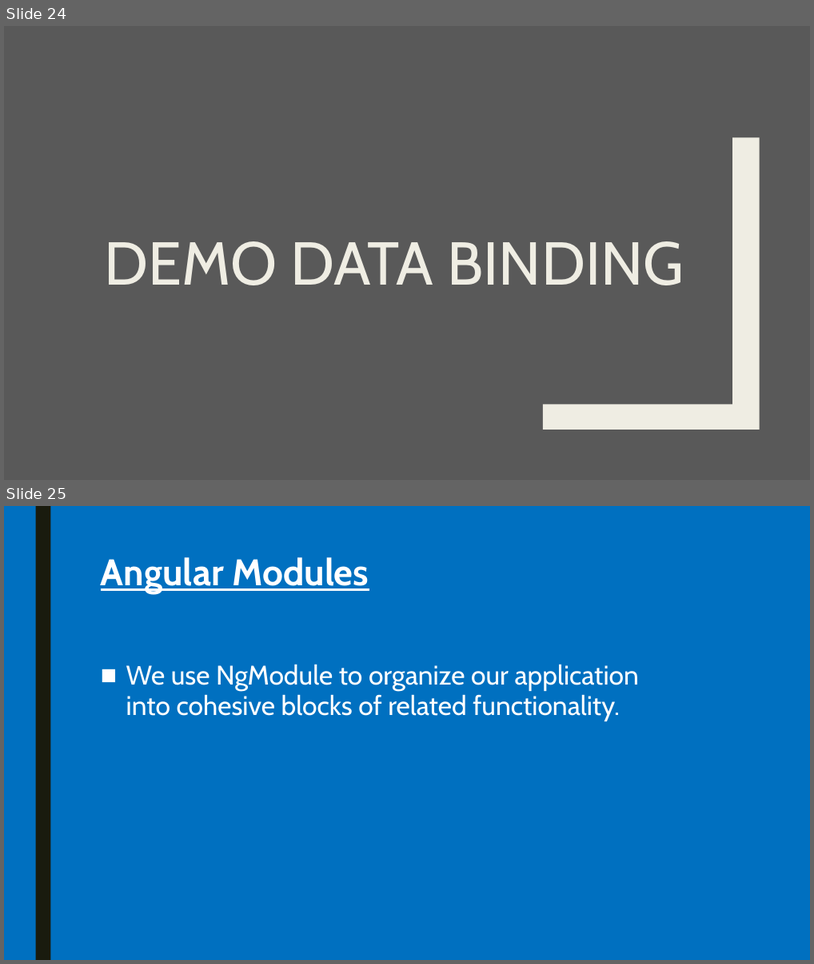
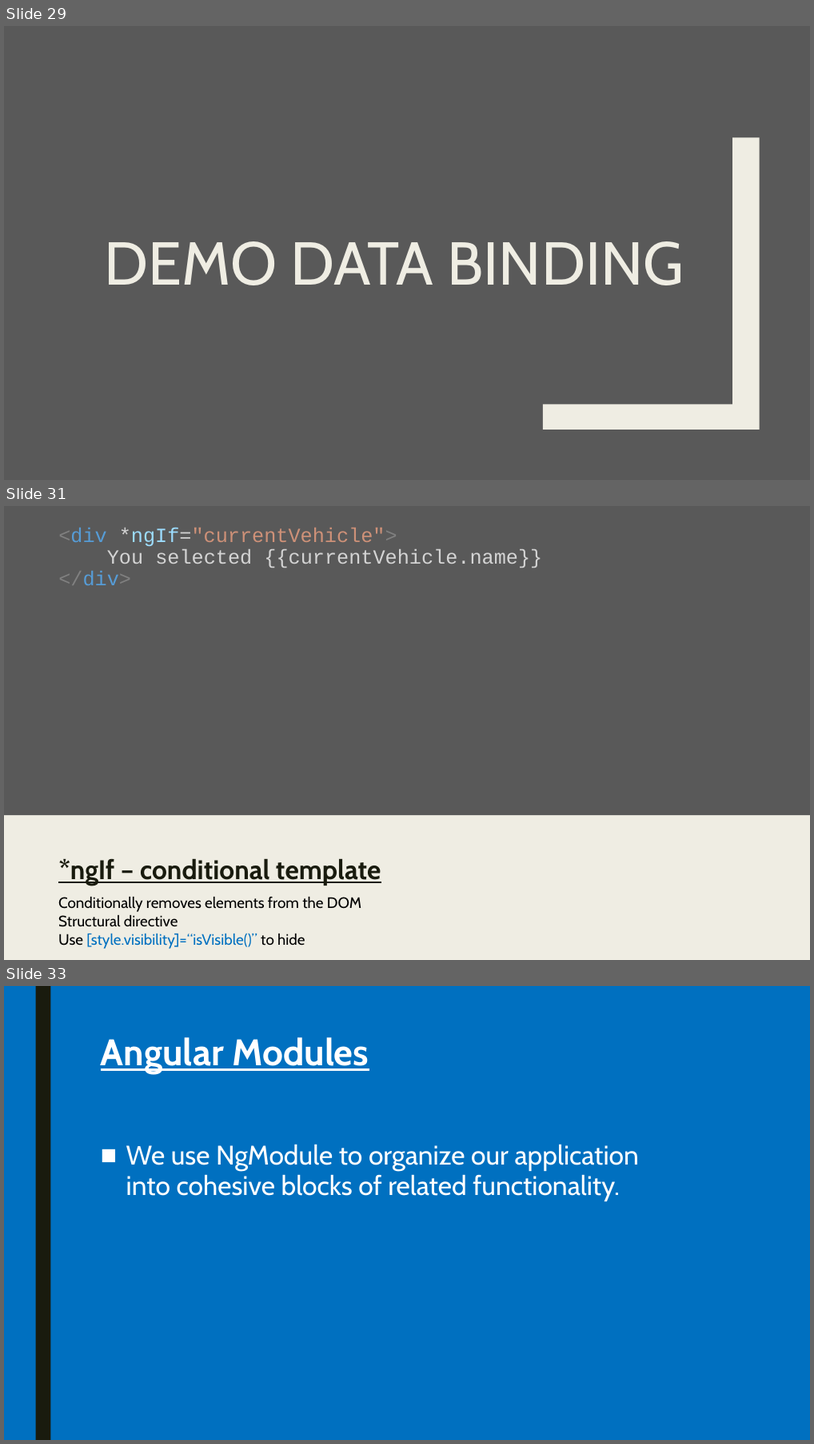
Before and after one commit to pkyurkchiev/mean-stack, a slide deck: presentations/angular2.pptx. Shown one above the other, each under a label of ours: slides 24 and 25 before the commit, slides 29, 31 and 33 after it; the slides between them are not shown. The pictures are 814x964 and 814x1444 pixels, drawn with LibreOffice and Linux fonts; fonts in the diff are those of the drawing. Boxes give left, top, right and bottom in pixels: in the first picture for what was removed or moved away, otherwise in the second. Text is boxed around its words. In the diff, an @@ line names an element or a change of style, - is before the commit and + after.

```diff
--- a/presentations/angular2.pptx
+++ b/presentations/angular2.pptx
@@ slide 31 added at (4,506,810,960), background #EFEDE3 @@
@@ rectangle added at (4,506,810,815), fill #595959 @@
@@ title added at (58,527,542,585), 24 pt, text #D4D4D4 @@
+<div *ngIf="currentVehicle">
+You selected {{currentVehicle.name}}
+</div>
@@ text added at (58,858,381,885), 32 pt, text #191B0E, bold, underline @@
+*ngIf – conditional template
@@ text added at (58,896,362,948), 18 pt, text #000000 @@
+Conditionally removes elements from the DOM
+Structural directive
+Use [style.visibility]=“isVisible()” to hide
@@ what was slide 24 is now slide 29 @@
@@ what was slide 25 is now slide 33 @@
```
Also in this commit, not shown: 1 slide changed, 17 other slides added, 5 slides removed.
